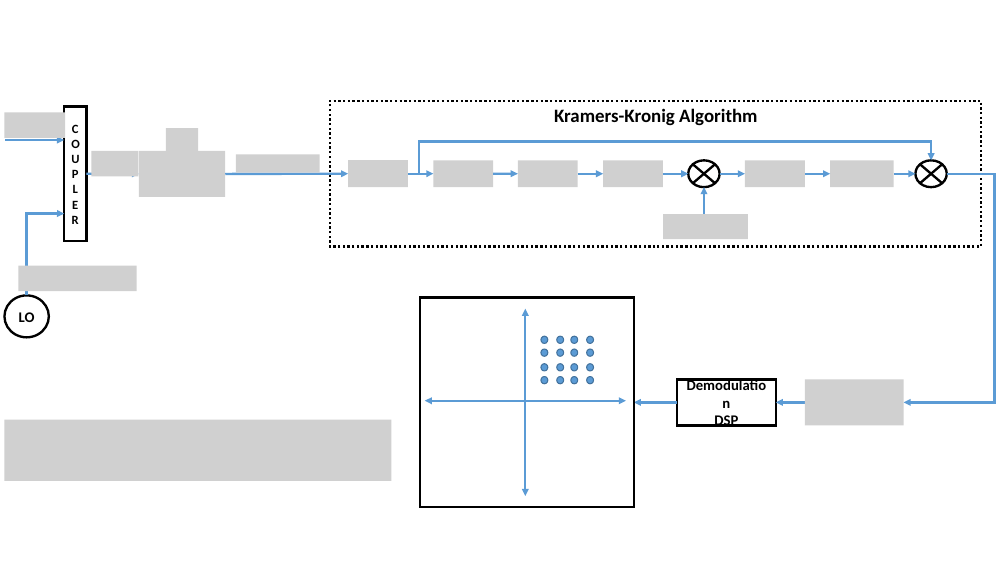
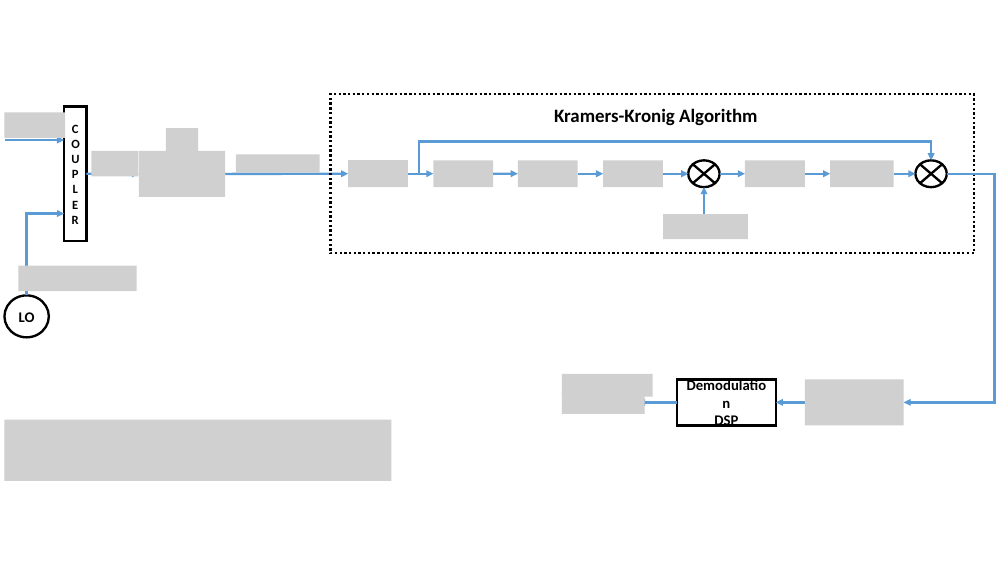
Before and after one commit to romilpatel/LinkPlanner, a slide deck: slide 1 of doc/tex/sdf/simplified_coherent_receiver/figures/Simulation_setup_Rx.pptx. Drawn at 1008x567 pixels with LibreOffice and Linux fonts; fonts in the diff are those of the drawing; grey boxes stand for pictures. Boxes give left, top, right and bottom in pixels: in the first picture for what was removed or moved away, otherwise in the second. Text is boxed around its words. In the diff, an @@ line names an element or a change of style, - is before the commit and + after.

```diff
--- a/doc/tex/sdf/simplified_coherent_receiver/figures/Simulation_setup_Rx.pptx
+++ b/doc/tex/sdf/simplified_coherent_receiver/figures/Simulation_setup_Rx.pptx
@@ rectangle: place and size @@
-rectangle at [330,101,981,247]
+rectangle at [330,95,975,253]
@@ group removed at [420,298,634,507]: 16 ellipses, 2 double arrows, 2 rectangles @@
@@ picture added at [562,374,653,396] @@
@@ picture added at [562,391,644,414] @@
@@ arrow moved from (678, 402) - (634, 402) to (678, 402) - (638, 402) @@
```
Also in this commit, not shown: 7 other files.
